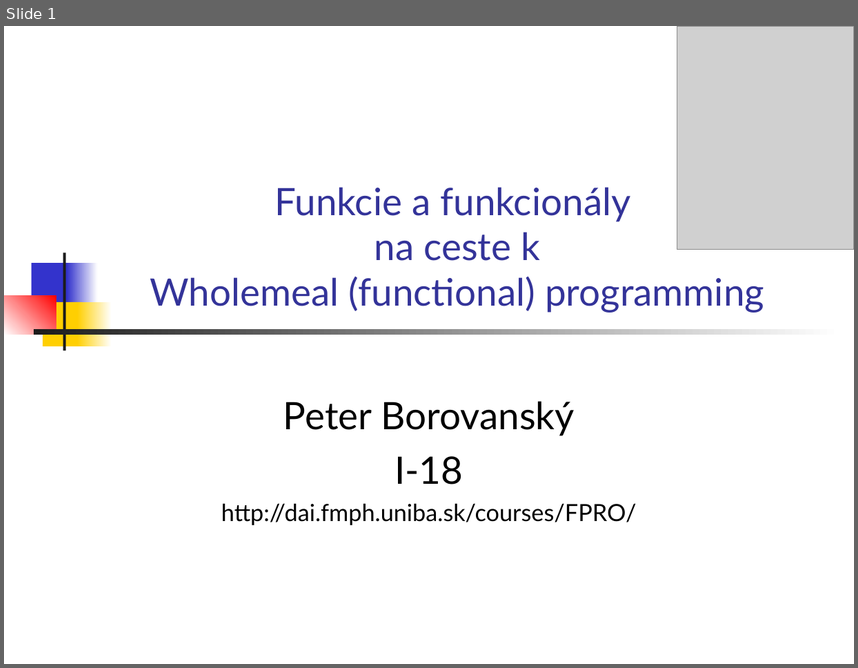
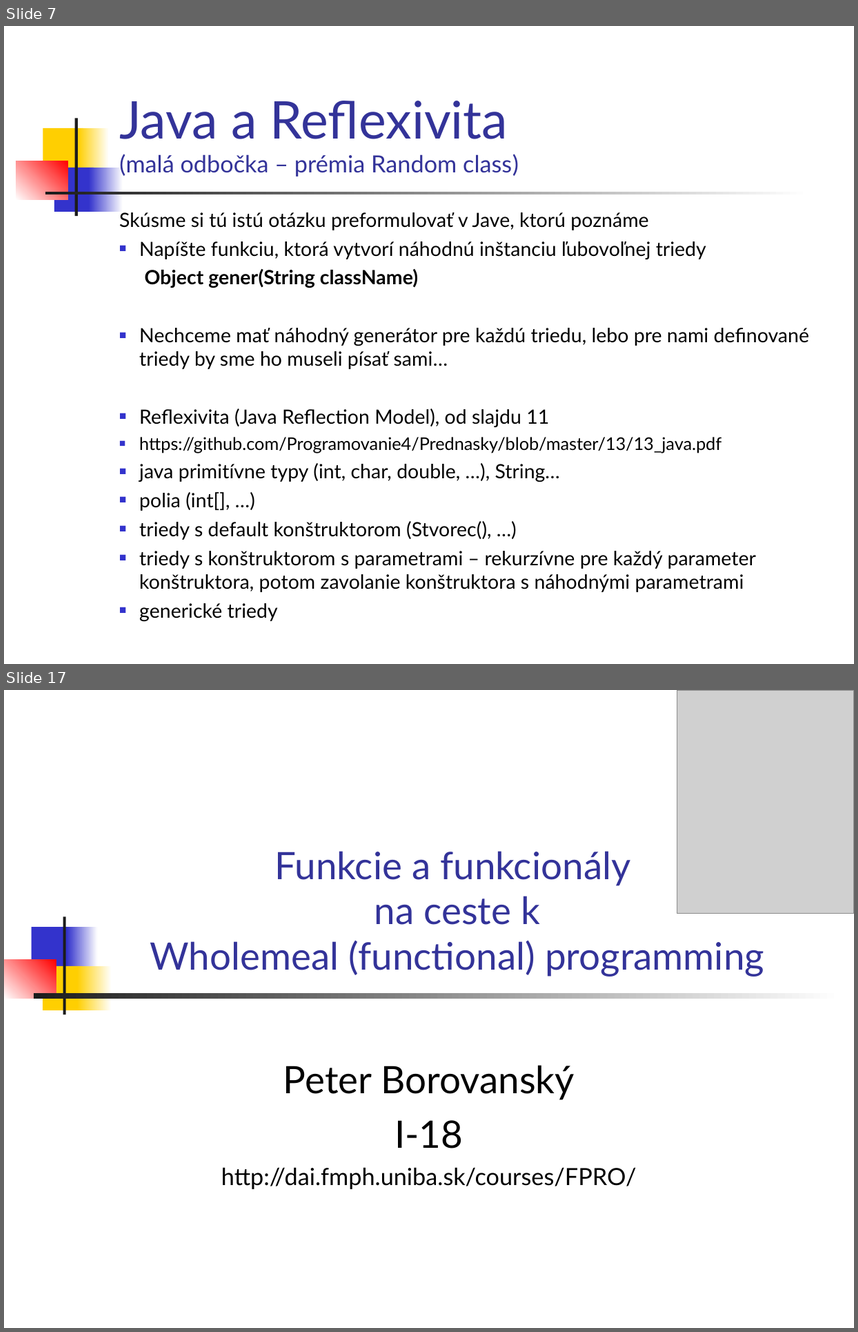
Before and after one commit to Funkcionalne/Prednasky, a slide deck: 03/03_fpro.ppt. Shown one above the other, each under a label of ours: slide 1 before the commit, slides 7 and 17 after it; the slides between them are not shown. The pictures are 858x668 and 858x1332 pixels, drawn with LibreOffice and Linux fonts; fonts in the diff are those of the drawing; grey boxes stand for pictures. Boxes give left, top, right and bottom in pixels: in the first picture for what was removed or moved away, otherwise in the second. Text is boxed around its words. In the diff, an @@ line names an element or a change of style, - is before the commit and + after.

```diff
--- a/03/03_fpro.ppt
+++ b/03/03_fpro.ppt
@@ slide 7 added at [4,26,854,664], background #FFFFFF @@
@@ title added at [119,101,519,176], 20 pt, text #333399 @@
+Java a Reflexivita
+(malá odbočka – prémia Random class)
@@ rectangle added at [43,128,84,172], fill #FFCF01 @@
@@ rectangle added at [74,118,77,216], fill #1C1C1C @@
@@ rectangle added at [79,128,110,172], fill gradient #FFCF01 to #FFFFFF @@
@@ rectangle added at [16,161,67,199], fill gradient #FFFFFF to #FF0000 @@
@@ rectangle added at [54,167,93,212], fill #3333CC @@
@@ rectangle added at [89,167,123,212], fill gradient #3333CC to #FFFFFF @@
@@ rectangle added at [45,192,810,194], fill gradient #1C1C1C to #FFFFFF @@
@@ text added at [119,212,809,621], 16.6 pt, text #000000 @@
+Skúsme si tú istú otázku preformulovať v Jave, ktorú poznáme
+■ Napíšte funkciu, ktorá vytvorí náhodnú inštanciu ľubovoľnej triedy
+Object gener(String className)
+■ Nechceme mať náhodný generátor pre každú triedu, lebo pre nami definované triedy by sme ho museli písať sami…
+■ Reflexivita (Java Reflection Model), od slajdu 11
+■ https://github.com/Programovanie4/Prednasky/blob/master/13/13_java.pdf
+■ java primitívne typy (int, char, double, …), String…
+■ polia (int[], …)
+■ triedy s default konštruktorom (Stvorec(), …)
+■ triedy s konštruktorom s parametrami – rekurzívne pre každý parameter konštruktora, potom zavolanie konštruktora s náhodnými parametrami
+■ generické triedy
@@ what was slide 1 is now slide 17 @@
```
Also in this commit, not shown: 23 other slides added, 2 other files.
